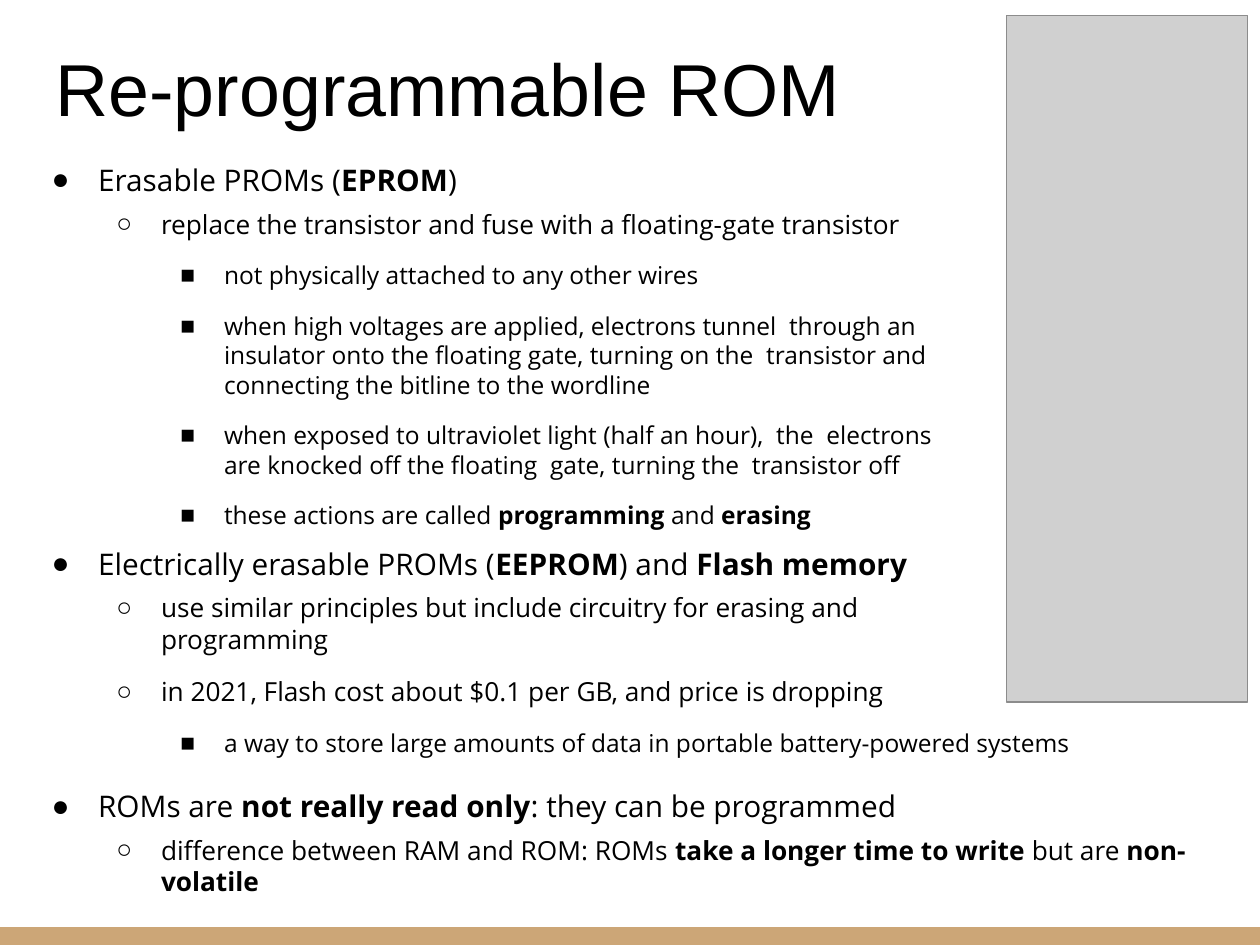
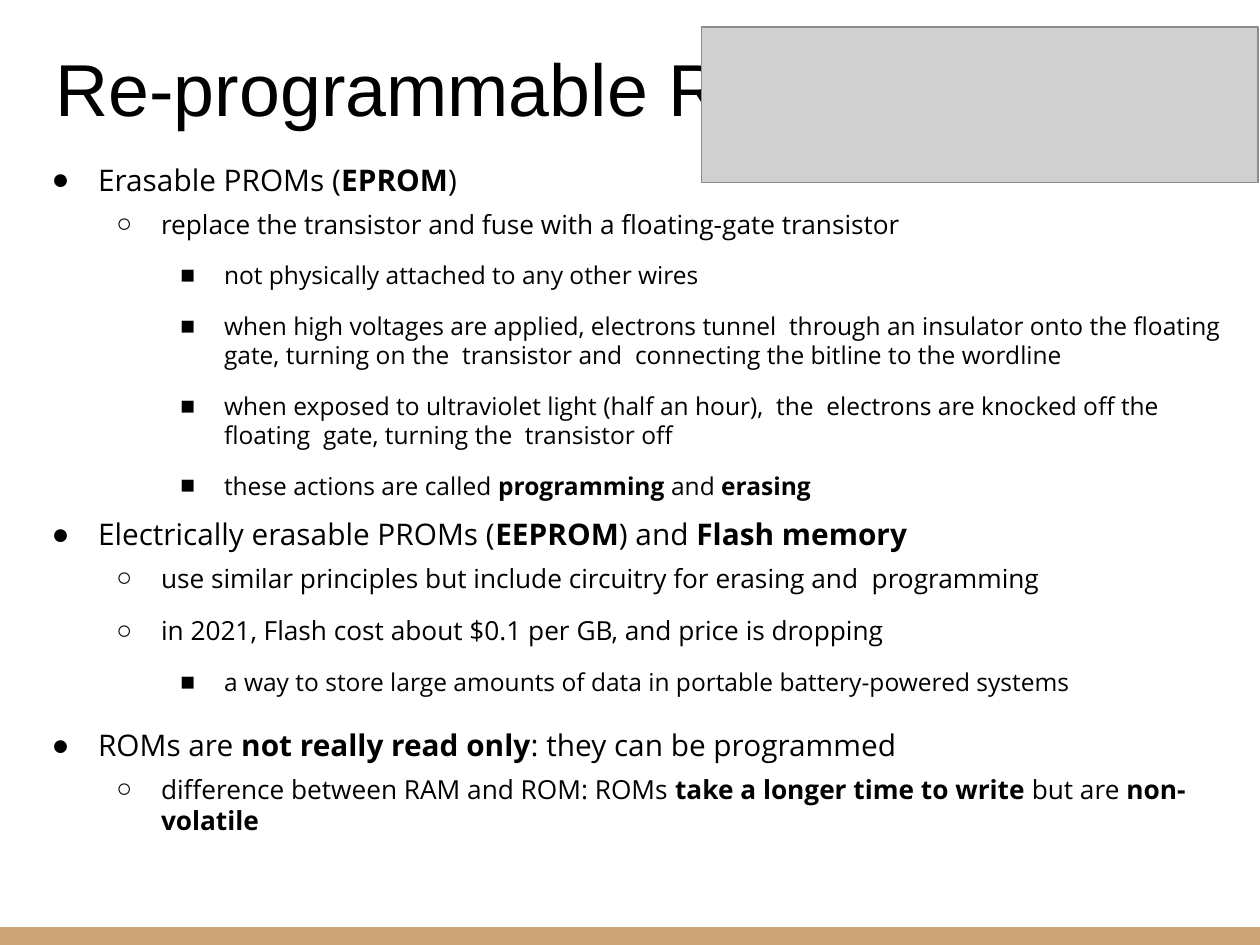
Before and after one commit to riccardoberta/esd, a slide deck: slide 20 of 10 - Sequential Building Blocks/10 - Sequential Building Blocks.pptx. Drawn at 1260x945 pixels with LibreOffice and Linux fonts; fonts in the diff are those of the drawing; grey boxes stand for pictures. Boxes give left, top, right and bottom in pixels: in the first picture for what was removed or moved away, otherwise in the second. Text is boxed around its words. In the diff, an @@ line names an element or a change of style, - is before the commit and + after.

```diff
--- a/10 - Sequential Building Blocks/10 - Sequential Building Blocks.pptx
+++ b/10 - Sequential Building Blocks/10 - Sequential Building Blocks.pptx
@@ picture added at [702, 26, 1259, 183] @@
@@ picture removed at [1007, 15, 1247, 702] @@
@@ text "Erasable PROMs (EPROM)" rewrapped from [98, 168, 1185, 892] to [98, 168, 1219, 831] @@
```
Also in this commit, not shown: 19 other slides changed, 1 slide added, 2 slides removed, 20 other files.
